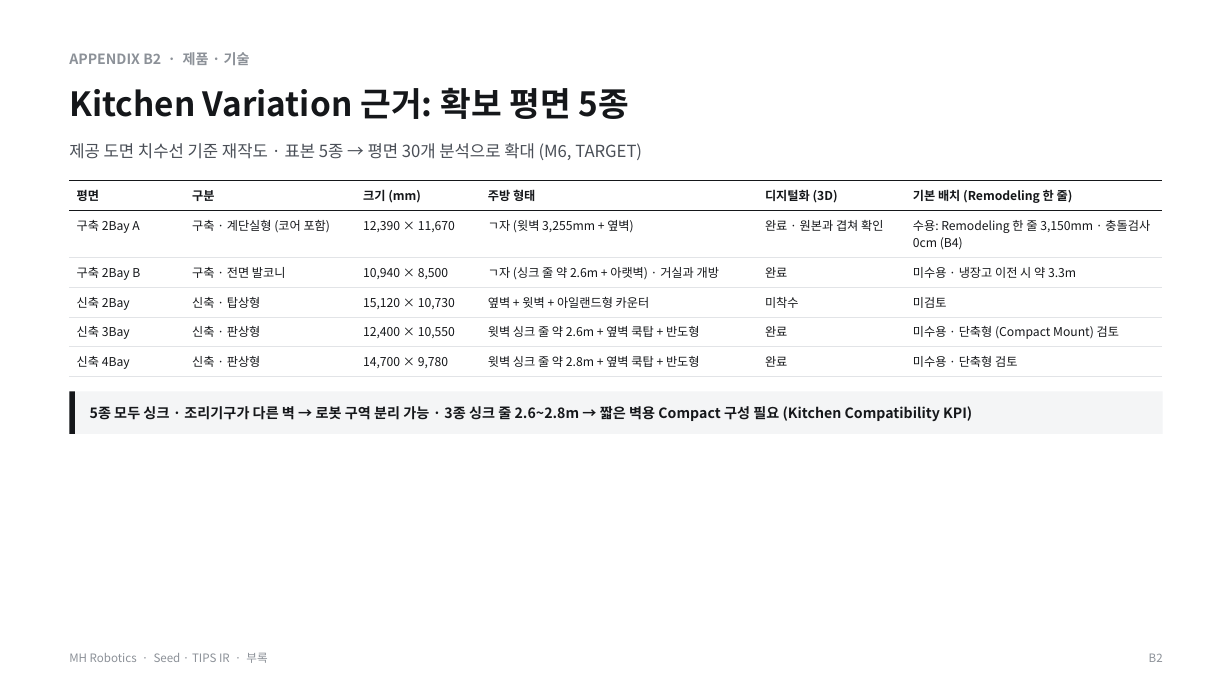
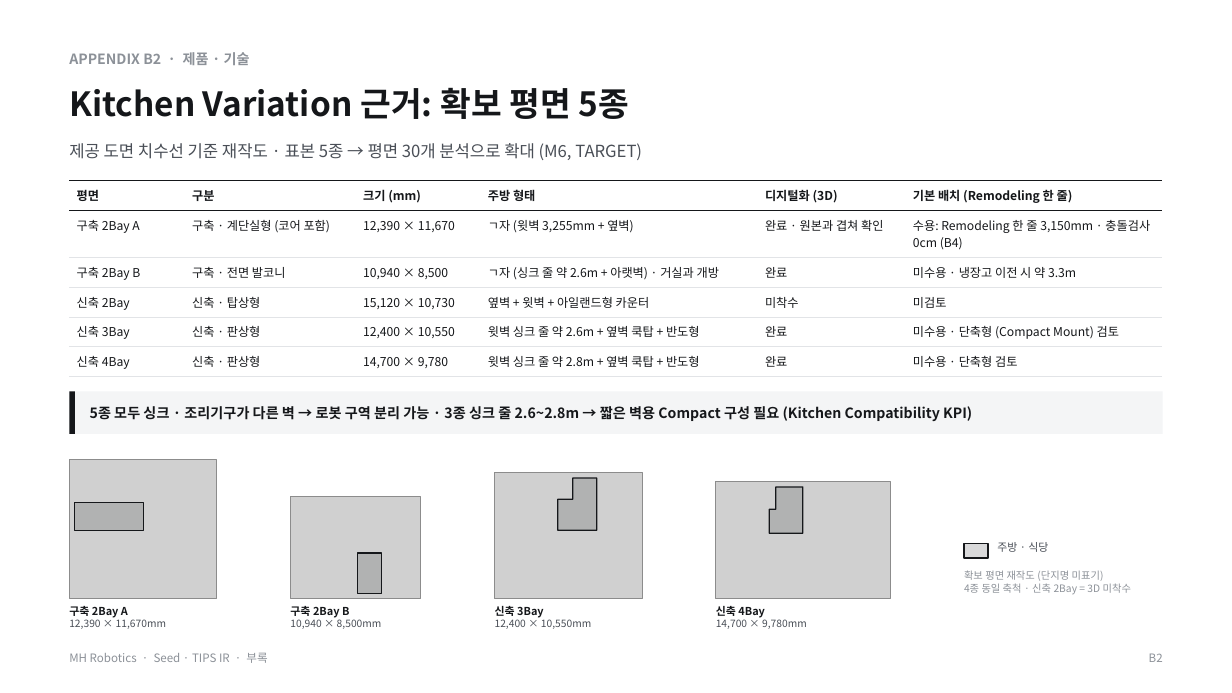
Before and after one commit to kimdonghyun2789-hash/D, a slide deck: slide 28 of MH/MH_Robotics_Seed_TIPS_IR_Final.pptx. Drawn at 1232x693 pixels with LibreOffice and Linux fonts; fonts in the diff are those of the drawing; grey boxes stand for pictures. Boxes give left, top, right and bottom in pixels: in the first picture for what was removed or moved away, otherwise in the second. Text is boxed around its words. In the diff, an @@ line names an element or a change of style, - is before the commit and + after.

```diff
--- a/MH/MH_Robotics_Seed_TIPS_IR_Final.pptx
+++ b/MH/MH_Robotics_Seed_TIPS_IR_Final.pptx
@@ picture added at [69, 460, 216, 599] @@
@@ picture added at [494, 473, 642, 599] @@
@@ freeform shape added at [558, 478, 597, 530], fill #15171A at 16% opacity, outline #15171A 1 pt @@
@@ freeform shape added at [75, 503, 144, 531], fill #15171A at 16% opacity, outline #15171A 1 pt @@
@@ picture added at [290, 497, 421, 599] @@
@@ picture added at [716, 482, 891, 599] @@
@@ freeform shape added at [770, 487, 803, 533], fill #15171A at 16% opacity, outline #15171A 1 pt @@
@@ freeform shape added at [358, 554, 382, 594], fill #15171A at 16% opacity, outline #15171A 1 pt @@
@@ rectangle added at [964, 543, 988, 558], fill #15171A at 16% opacity, outline #15171A 1 pt @@
@@ text added at [997, 542, 1048, 552], 8.5 pt, text #4A4F57 @@
+주방 · 식당
@@ text added at [964, 570, 1131, 594], 8 pt, text #8C9198 @@
+확보 평면 재작도 (단지명 미표기)
+4종 동일 축척 · 신축 2Bay = 3D 미착수
@@ text added at [69, 606, 166, 629], 8 pt, text #4A4F57 @@
+구축 2Bay A
+12,390 × 11,670mm
@@ text added at [290, 606, 382, 629], 8 pt, text #4A4F57 @@
+구축 2Bay B
+10,940 × 8,500mm
@@ text added at [495, 606, 591, 629], 8 pt, text #4A4F57 @@
+신축 3Bay
+12,400 × 10,550mm
@@ text added at [716, 606, 807, 629], 8 pt, text #4A4F57 @@
+신축 4Bay
+14,700 × 9,780mm
```
Also in this commit, not shown: 3 other slides changed, 10 other files.
